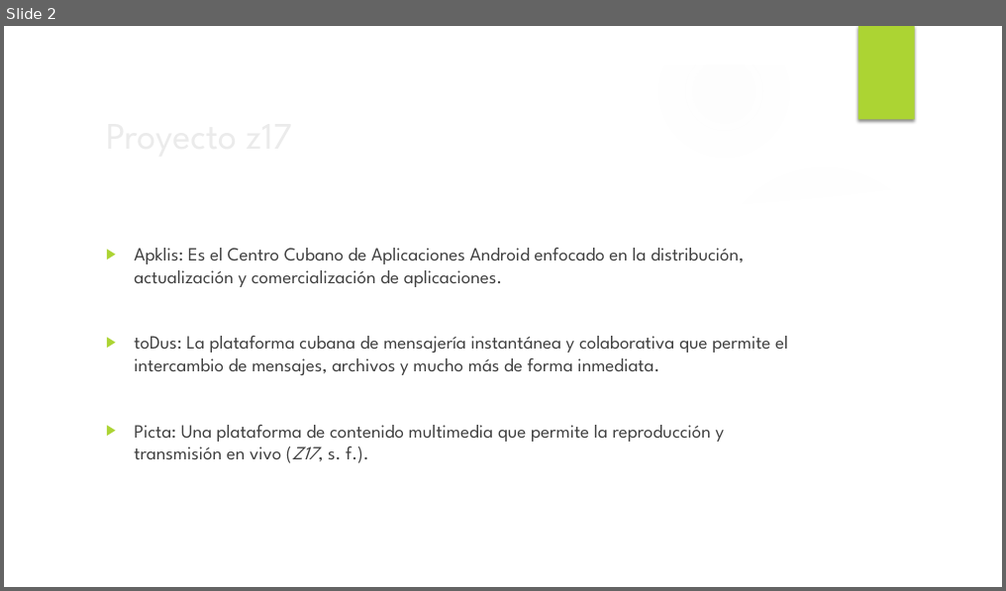
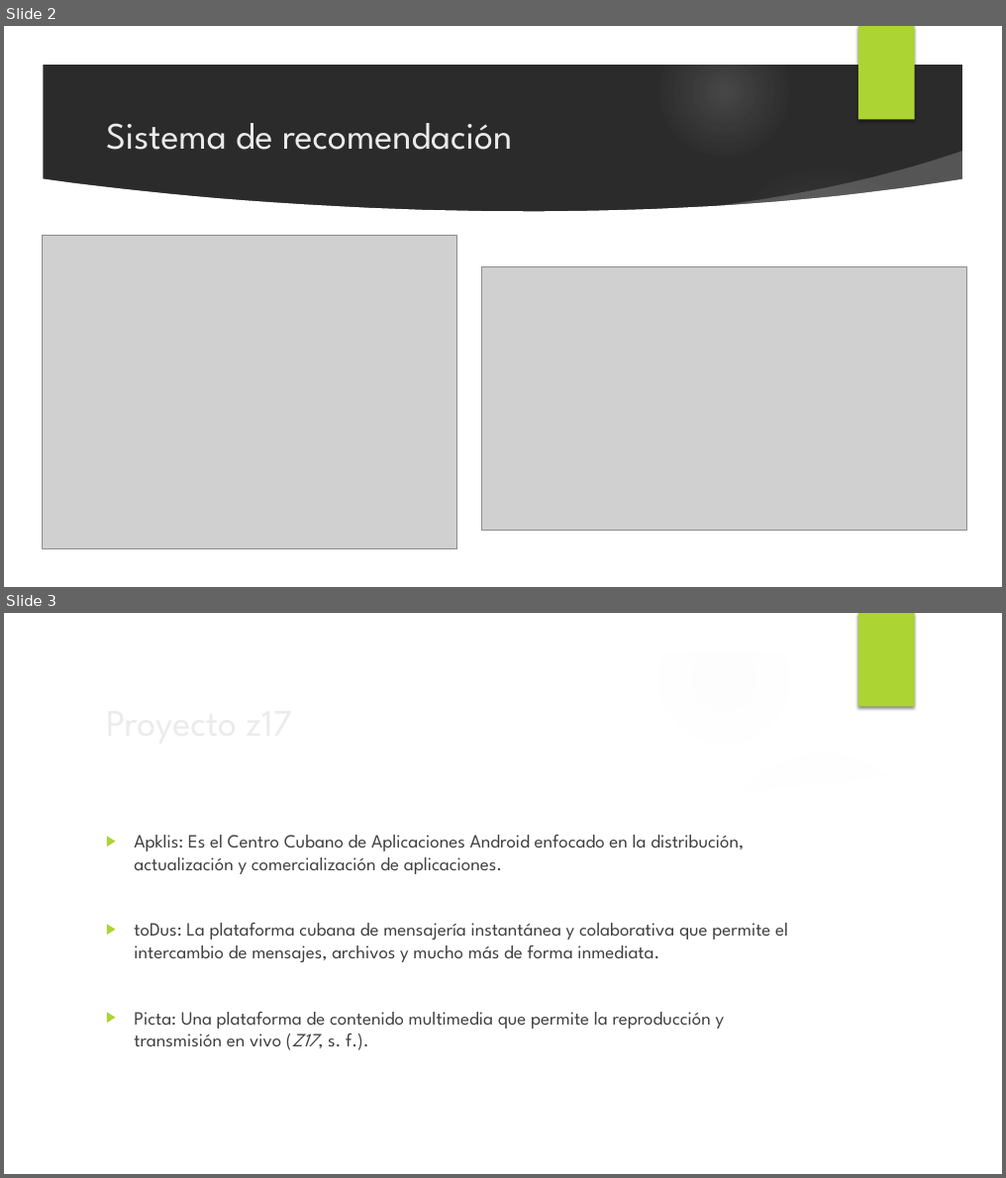
Before and after one commit to ale-01cu/Picta-Project, a slide deck: doc/Presentacion Taller 1.pptx. Shown one above the other, each under a label of ours: slide 2 before the commit, slides 2 and 3 after it. The pictures are 1006x591 and 1006x1178 pixels, drawn with LibreOffice and Linux fonts; fonts in the diff are those of the drawing; grey boxes stand for pictures; background and template pictures are left out; a plain dark background stands for a picture behind light text. Boxes give left, top, right and bottom in pixels: in the first picture for what was removed or moved away, otherwise in the second. Text is boxed around its words. In the diff, an @@ line names an element or a change of style, - is before the commit and + after.

```diff
--- a/doc/Presentacion Taller 1.pptx
+++ b/doc/Presentacion Taller 1.pptx
@@ slide 2 added at <box>4,26,1002,587</box>, background picture (left out); not listed: 9 template elements that a slide beside it also shows @@
@@ title added at <box>106,123,512,150</box>, 36 pt, text #EBEBEB @@
+Sistema de recomendación
@@ picture added at <box>42,235,456,550</box> @@
@@ picture added at <box>481,267,966,531</box> @@
@@ what was slide 2 is now slide 3 @@
```
Also in this commit, not shown: 3 slides changed, 11 other slides added, 39 other files.
